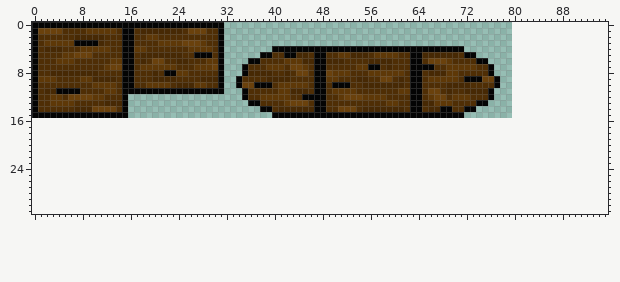
Two versions of one sprite sheet, assets/tileset.png. Above: the version before the commit.
The file is 80x16 pixels. Colours within 5 levels of each other are drawn and written as one. The old version is drawn lined up with the new one, on the new canvas.
And afterwards:
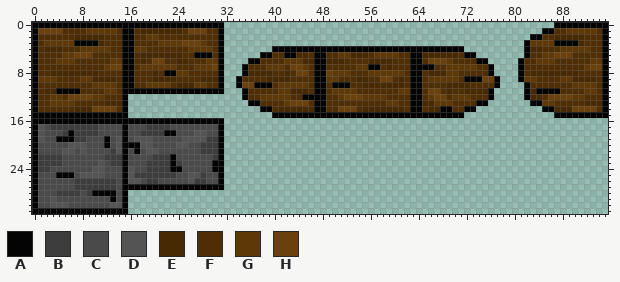
Palette (. is transparent): A #040404  B #3e3d3d  C #4a4a4a  D #545454  E #472904  F #4f2e05  G #5e3807  H #6a410c
Edits made:
canvas 80x16 -> 96x32
y 0: x 87..95 ......... -> AAAAAAAAA
y 1: x 85..95 ........... -> AAFFGGGGGFA
y 2: x 83..95 ............. -> AAFFEEEEEFFFA
y 3: x 82..95 .............. -> AGGGGAAAAEFFFA
y 4: x 82..95 .............. -> AEEFFFGGGGGFFA
y 5: x 82..95 .............. -> AFFGGHHHFFFFFA
y 6: x 81..95 ............... -> AFFGGGFFFFFFGGA
y 7: x 81..95 ............... -> AFFFFFFFFFFGHHA
y 8: x 81..95 ............... -> AFEEEEEEEEFFFFA
y 9: x 81..95 ............... -> AGGFFFFGGEEEEFA
y 10: x 82..95 .............. -> AFFFFFFFGGGGFA
y 11: x 82..95 .............. -> AEAAAAFFFFGGFA
y 12: x 82..95 .............. -> AEEFHHHHGGFFFA
y 13: x 83..95 ............. -> AAGGFFFFFEEEA
y 14: x 85..95 ........... -> AAEEEHHHHFA
y 15: x 87..95 ......... -> AAAAAAAAA
y 16: x 0..31 ................................ -> AAAAAAAAAAAAAAAAAAAAAAAAAAAAAAAA
y 17: x 0..31 ................................ -> ADCBBBBBBBBCCCCACCCBBBBCCCCCCCCA
y 18: x 0..31 ................................ -> ADCCCBABBBBCCCCACCBBBBAACCCDDCCA
y 19: x 0..31 ................................ -> ADCCAAABBCCCACDACDDDCCCCCDDDDBBA
y 20: x 0..31 ................................ -> ACCCCCDDDCCCACDAAADDCCCCDDCCBBBA
y 21: x 0..31 ................................ -> ACCCCDDCDCCCCBDACACDDCCCCCCCBBBA
y 22: x 0..31 ................................ -> ABBBBCCCCCCCBBBACCCCBBBACCCCCCBA
y 23: x 0..31 ................................ -> ABBBBCCCCCCDCBBACCCBBBBABCCCCCAA
y 24: x 0..31 ................................ -> ABBCCCCCCCDDCCCADCCBBBBAACCCCCAA
y 25: x 0..31 ................................ -> ACCCAAACDDDDCCCADBBBBBBBCCDDBCCA
y 26: x 0..31 ................................ -> ACCCCCCBBBBBBBCADDCBBCCCCCDBBCCA
y 27: x 0..31 ................................ -> ACCCCCCBBBBBBBCAAAAAAAAAAAAAAAAA
y 28: x 0..15 ................ -> ACCCBBBBCBAAAACA
y 29: x 0..15 ................ -> ACCDCCCCCCCCCACA
y 30: x 0..15 ................ -> ACCDDDCCCCCCCDDA
y 31: x 0..15 ................ -> AAAAAAAAAAAAAAAA
